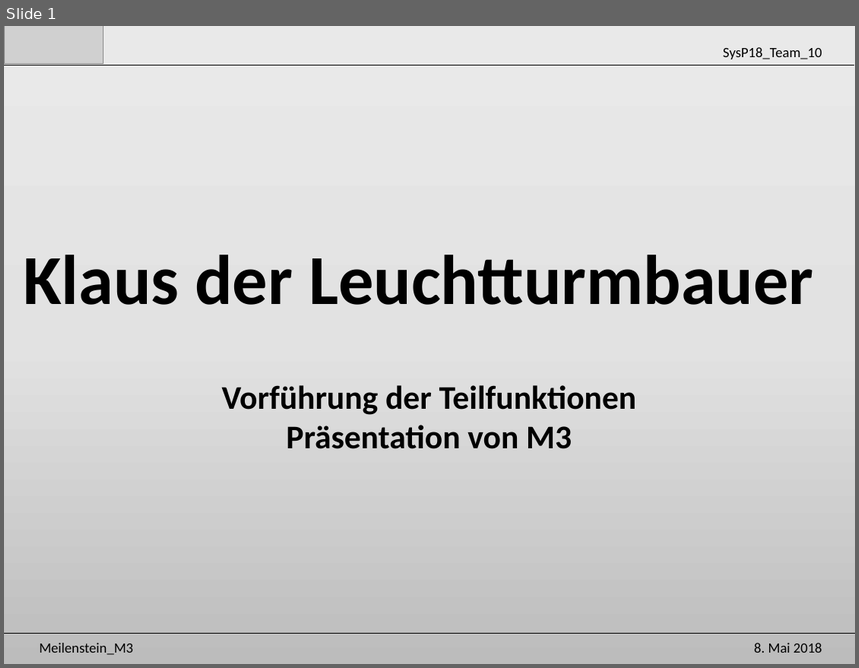
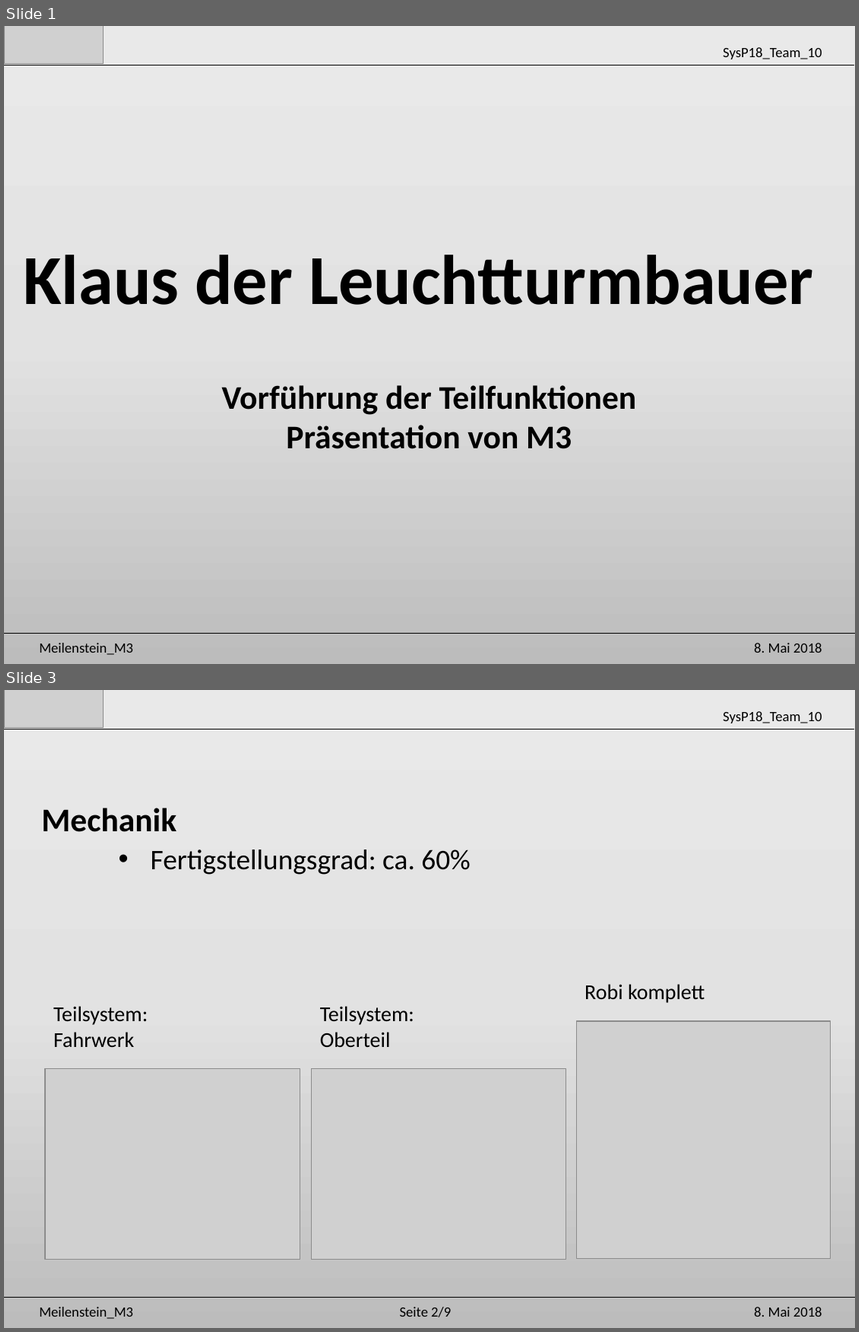
Before and after one commit to Unaqwyn/SysP18_1cv, a slide deck: 01_Organisation/02_Meilensteine/m3/Praesentation_m3.pptx. Shown one above the other, each under a label of ours: slide 1 before the commit, slides 1 and 3 after it; the slides between them are not shown. The pictures are 859x668 and 859x1332 pixels, drawn with LibreOffice and Linux fonts; fonts in the diff are those of the drawing; grey boxes stand for pictures. Boxes give left, top, right and bottom in pixels: in the first picture for what was removed or moved away, otherwise in the second. Text is boxed around its words. In the diff, an @@ line names an element or a change of style, - is before the commit and + after.

```diff
--- a/01_Organisation/02_Meilensteine/m3/Praesentation_m3.pptx
+++ b/01_Organisation/02_Meilensteine/m3/Praesentation_m3.pptx
@@ slide 3 added at (4, 690, 855, 1328), background gradient #EBEAEA to #E4E3E3 to #BDBCBC @@
@@ picture added at (4, 690, 104, 727) @@
@@ text added at (723, 711, 822, 723), 12 pt, text #000000 @@
+SysP18_Team_10
@@ line added from (4, 730) to (854, 730), #000000 0.5 pt @@
@@ text added at (41, 808, 177, 832), 28 pt, text #000000, bold @@
+Mechanik
@@ text added at (151, 850, 470, 875), 24 pt, text #000000 @@
+  • Fertigstellungsgrad: ca. 60%
@@ text added at (585, 984, 705, 1003), 18 pt, text #000000 @@
+Robi komplett
@@ text added at (53, 1006, 148, 1047), 18 pt, text #000000 @@
+Teilsystem:
+Fahrwerk
@@ text added at (320, 1006, 414, 1047), 18 pt, text #000000 @@
+Teilsystem:
+Oberteil
@@ picture added at (577, 1021, 831, 1258) @@
@@ picture added at (45, 1068, 300, 1259) @@
@@ picture added at (311, 1068, 566, 1259) @@
@@ line added from (4, 1298) to (855, 1298), #000000 0.5 pt @@
@@ text added at (39, 1307, 133, 1319), 12 pt, text #000000 @@
+Meilenstein_M3
@@ text added at (400, 1307, 451, 1318), 12 pt, text #000000 @@
+Seite 2/9
@@ text added at (754, 1307, 823, 1317), 12 pt, text #000000 @@
+8. Mai 2018
```
Also in this commit, not shown: 3 slides changed, 5 other slides added, 2 other files.
